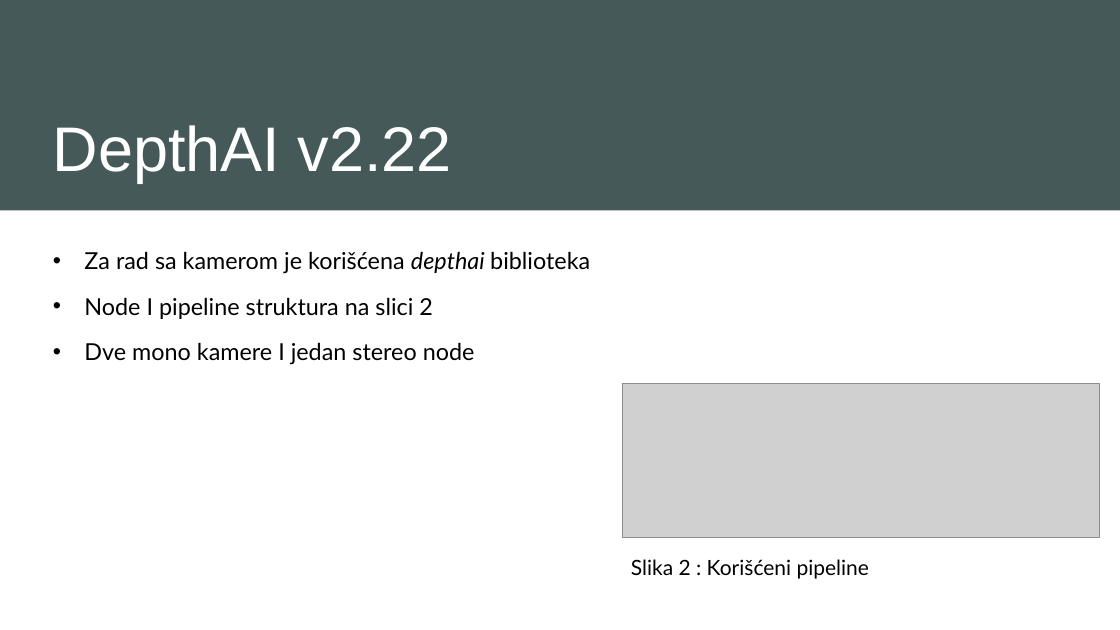
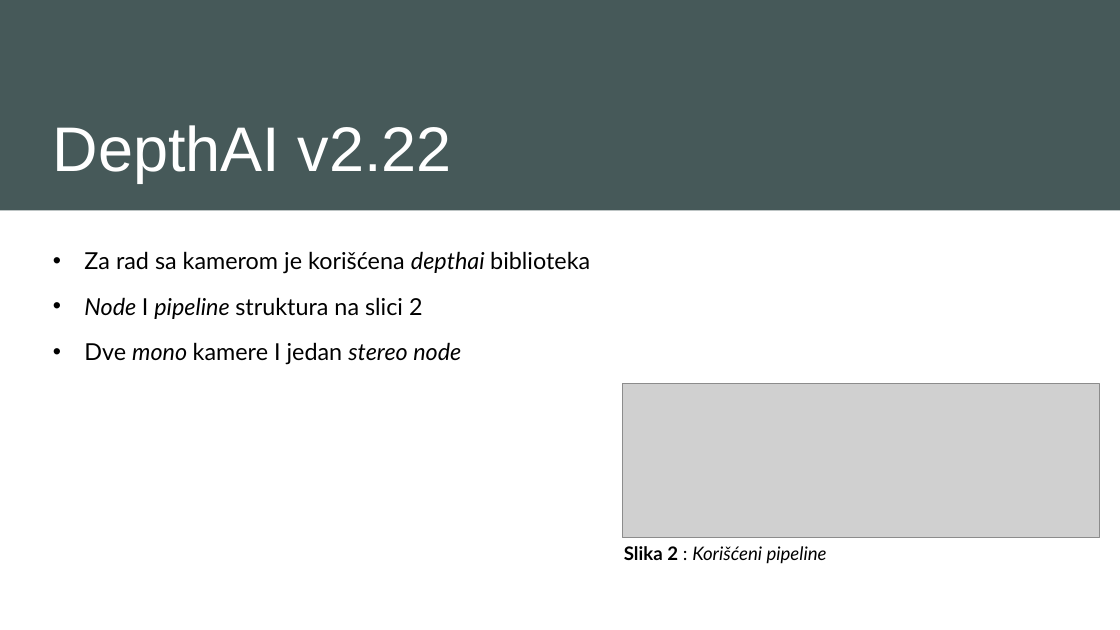
Before and after one commit to petarstamenkovic/Blueberry-Weed-Detection, a slide deck: slide 5 of weed_segmentaion/docs/BlueberryBank.pptx. Drawn at 1120x630 pixels with LibreOffice and Linux fonts; fonts in the diff are those of the drawing; grey boxes stand for pictures. Boxes give left, top, right and bottom in pixels: in the first picture for what was removed or moved away, otherwise in the second. Text is boxed around its words. In the diff, an @@ line names an element or a change of style, - is before the commit and + after.

```diff
--- a/weed_segmentaion/docs/BlueberryBank.pptx
+++ b/weed_segmentaion/docs/BlueberryBank.pptx
@@ text at [84, 297, 461, 365]: italic on in "Node pipeline", "mono stereo node" @@
@@ text "Slika 2 : Korišćeni pipeline": place and size @@
-text "Slika 2 : Korišćeni pipeline" at [631, 559, 869, 579]
+text "Slika 2 : Korišćeni pipeline" at [624, 546, 827, 564]
@@ text "Slika 2 : Korišćeni pipeline" at [624, 546, 827, 564]: size 18 to 16 pt; bold on in "Slika 2"; italic on in "Korišćeni pipeline" @@
```
Also in this commit, not shown: 6 other slides changed, 2 slides added, 1 slide removed, 3 other files.
